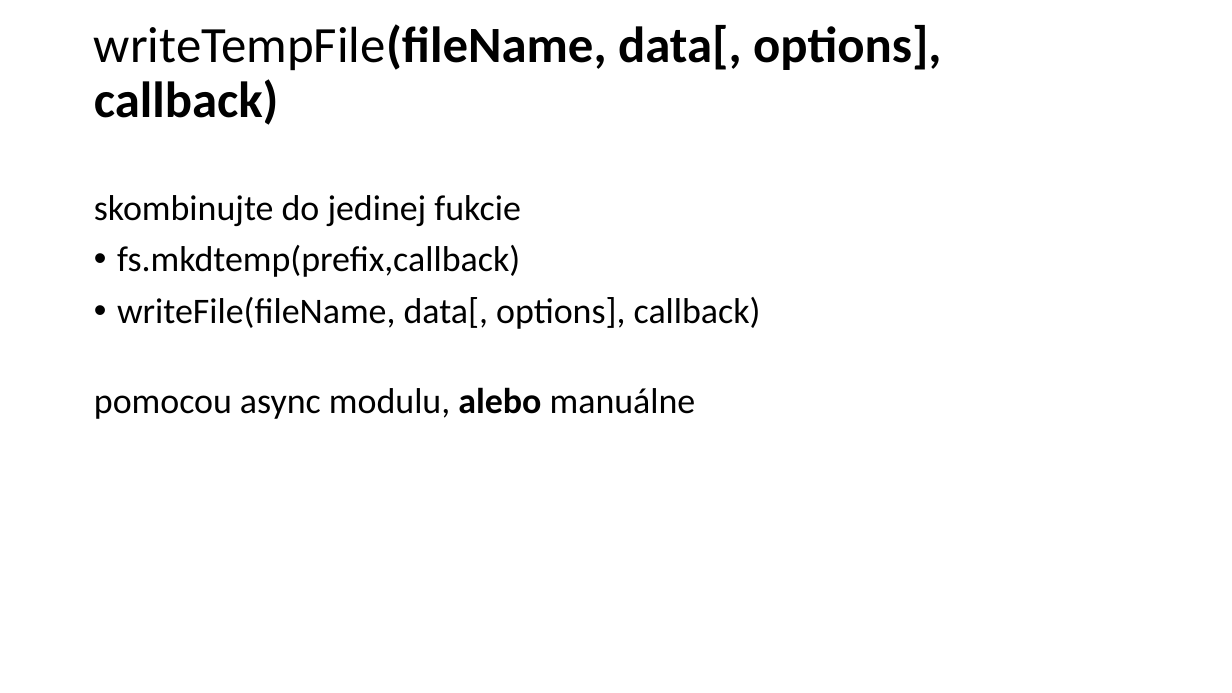
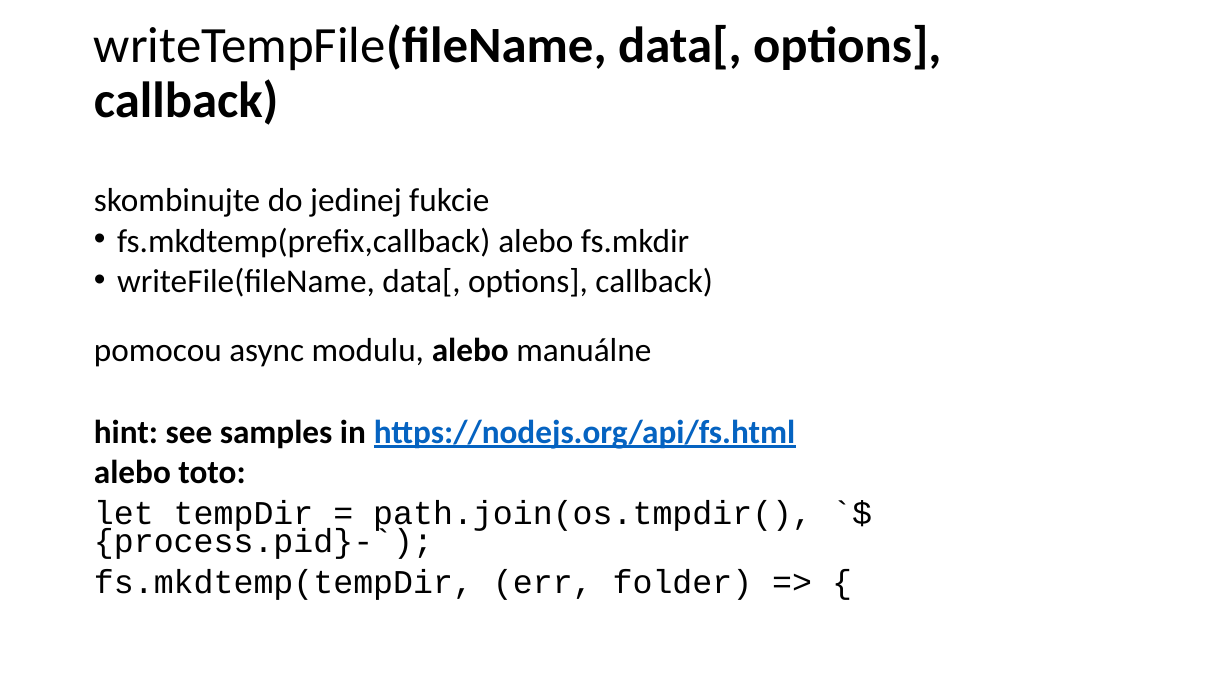
Before and after one commit to yimejky/wawjs, a slide deck: slide 4 of 09-cvicenie/cvicenie09.pptx (slide 3 before the commit). Drawn at 1232x693 pixels with LibreOffice and Linux fonts; fonts in the diff are those of the drawing. Boxes give left, top, right and bottom in pixels: in the first picture for what was removed or moved away, otherwise in the second. Text is boxed around its words. In the diff, an @@ line names an element or a change of style, - is before the commit and + after.

```diff
--- a/09-cvicenie/cvicenie09.pptx
+++ b/09-cvicenie/cvicenie09.pptx
@@ text at (94,188,713,367): size 28 to 25.9 pt in "skombinujte do jedinej fukcie", "writeFile(fileName, data[, options], callback)", "pomocou async modulu, alebo manuálne"; line spacing 0.9 to 0.7 @@
@@ text at (117,228,689,258): text changed; size 28 to 25.9 pt @@
-• fs.mkdtemp(prefix,callback)
+• fs.mkdtemp(prefix,callback) alebo fs.mkdir
@@ text at (94,419,812,600): paragraphs added @@
+hint: see samples in https://nodejs.org/api/fs.html
+alebo toto:
+let tempDir = path.join(os.tmpdir(), `${process.pid}-`);
+fs.mkdtemp(tempDir, (err, folder) => {
```
Also in this commit, not shown: 4 other slides changed, 1 slide added, 15 other files.
